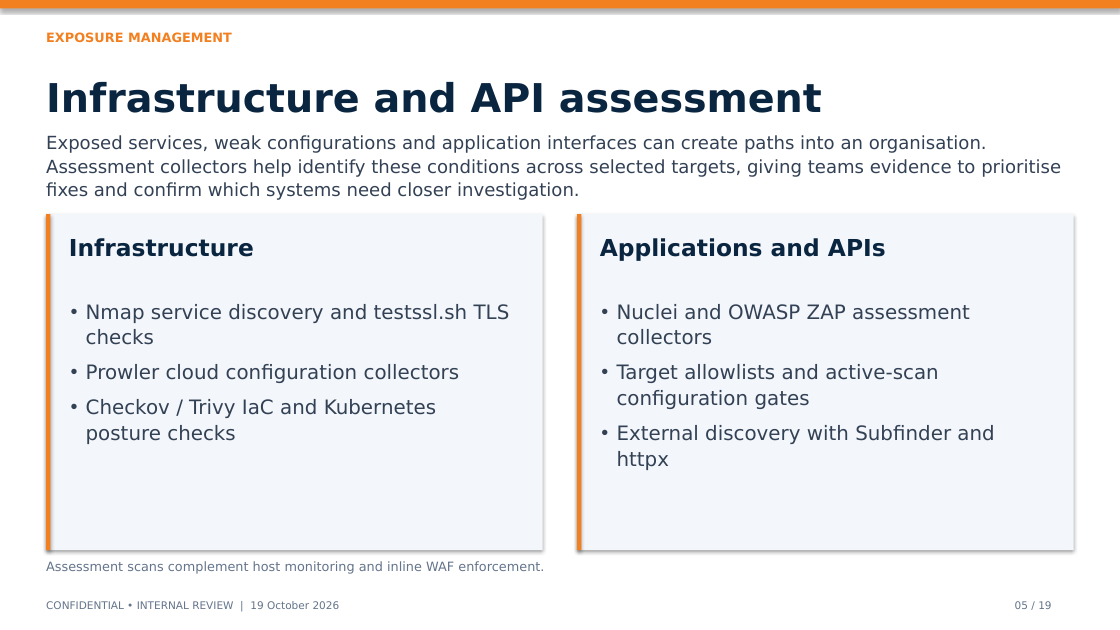
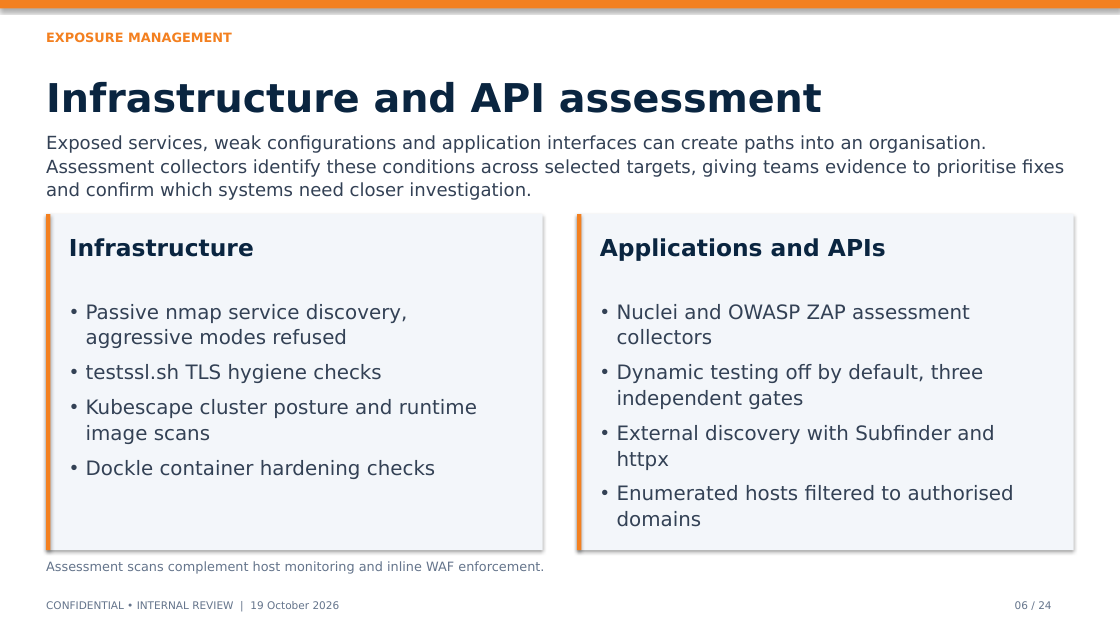
Before and after one commit to harshitrathi14/vulnsuite, a slide deck: slide 6 of VulnSuite_Executive_Deck_FINAL.pptx (slide 5 before the commit). Drawn at 1120x630 pixels with LibreOffice and Linux fonts; fonts in the diff are those of the drawing. Boxes give left, top, right and bottom in pixels: in the first picture for what was removed or moved away, otherwise in the second. Text is boxed around its words. In the diff, an @@ line names an element or a change of style, - is before the commit and + after.

```diff
--- a/VulnSuite_Executive_Deck_FINAL.pptx
+++ b/VulnSuite_Executive_Deck_FINAL.pptx
@@ text at [46, 135, 1064, 200]: text changed @@
-Exposed services, weak configurations and application interfaces can create paths into an organisation. Assessment collectors help identify these conditions across selected targets, giving teams evidence to prioritise fixes and confirm which systems need closer investigation.
+Exposed services, weak configurations and application interfaces can create paths into an organisation. Assessment collectors identify these conditions across selected targets, giving teams evidence to prioritise fixes and confirm which systems need closer investigation.
@@ text at [86, 304, 477, 479]: text changed @@
-• Nmap service discovery and testssl.sh TLS checks
-• Prowler cloud configuration collectors
-• Checkov / Trivy IaC and Kubernetes posture checks
+• Passive nmap service discovery, aggressive modes refused
+• testssl.sh TLS hygiene checks
+• Kubescape cluster posture and runtime image scans
+• Dockle container hardening checks
@@ text at [617, 364, 984, 409]: text changed @@
-• Target allowlists and active-scan configuration gates
+• Dynamic testing off by default, three independent gates
@@ text at [617, 485, 1014, 527]: paragraph added @@
+• Enumerated hosts filtered to authorised domains
@@ text at [1015, 601, 1051, 609]: text changed @@
-05 / 19
+06 / 24
```
Also in this commit, not shown: 18 other slides changed, 5 slides added, 6 other files.
